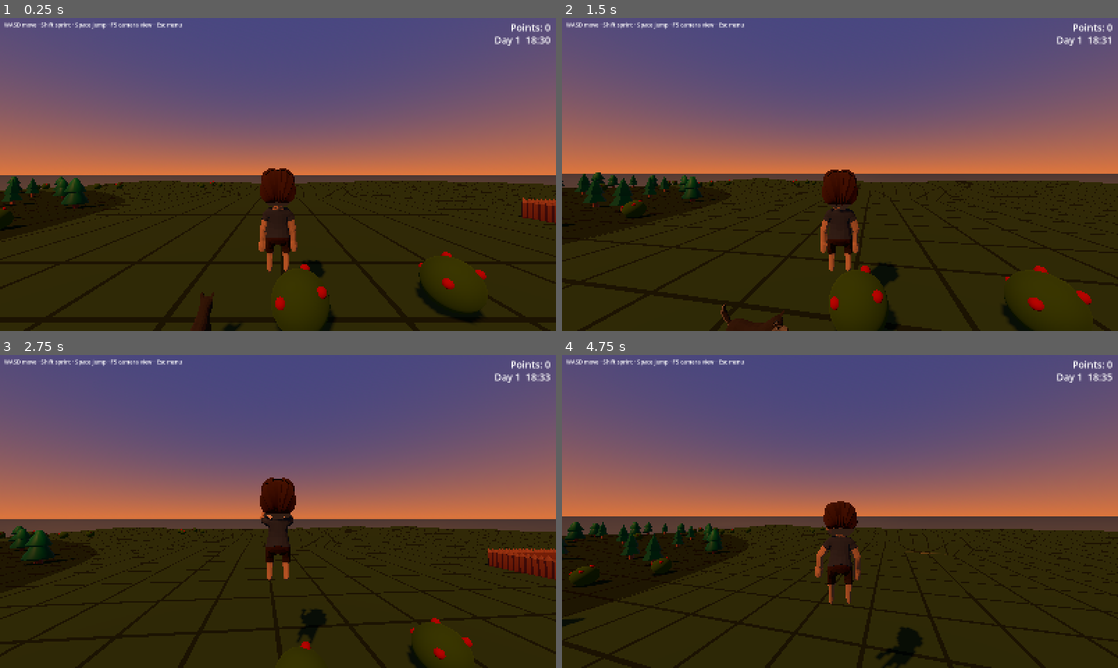
Above: before the commit, frames 1-4 (two rows, left to right).
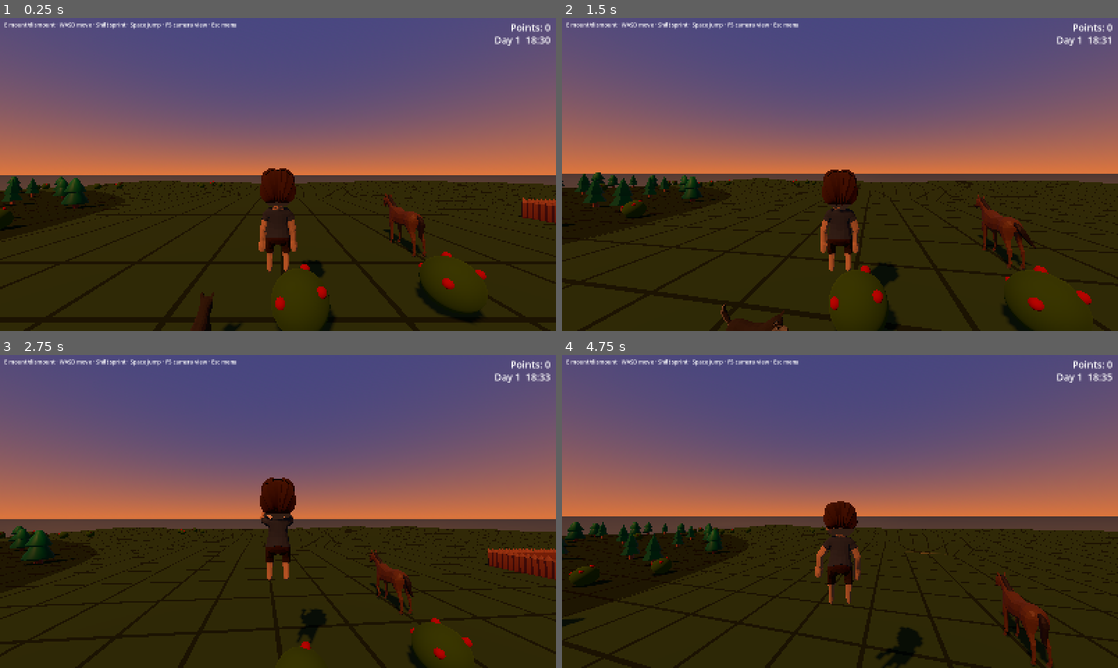
Above: after the commit, the same moments.

Repository: forsman5/sitka
Game: Godot game, scene res://scenes/on_foot/on_foot.tscn
The game is run twice, just before and just after one commit, with the same random seed, the same clock (stepped at 60 frames per second) and the same inputs. This scene is started directly instead of the project's main scene.
Inputs (mouse positions are in pixels of both pictures, inside the frame that each line leads up to):
- Up to frame 1 (0.25 s): no input
- Up to frame 2 (1.5 s): tap Enter at 0.5 s; move the mouse to (867, 174) at 0.52 s; hold E 0.53-1.28 s; hold Up (ui_up) from 0.53 s (still down); click (867, 174) at 0.67 s; tap Space at 0.77, 1.07 s; tap Shift at 0.8, 1.35 s; move the mouse to (812, 174) at 1.27 s; click (812, 174) at 1.42 s
- Up to frame 3 (2.75 s): keep holding Up (ui_up); tap Space at 1.52, 1.55, 1.82 s; move the mouse to (289, 505) at 2.02 s; hold Space from 2.03 s (still down); click (289, 505) at 2.17 s; tap E at 2.3 s
- Up to frame 4 (4.75 s): keep holding Up (ui_up); move the mouse to (834, 517) at 2.77 s; release Space at 2.78 s; tap E at 2.85, 4.55 s; click (834, 517) at 2.92 s; tap Space at 3.02, 3.32, 3.77, 3.8, 4.07, 4.52 s; tap Shift at 3.05 s; move the mouse to (878, 514) at 3.52 s; hold Shift 3.53-4.28 s; click (878, 514) at 3.67 s; move the mouse to (795, 508) at 4.27 s; tap Q at 4.35 s; click (795, 508) at 4.42 s

The runs differ from the first frame. In frame 1, 1.1% of the frame differs, in the area x 0-77%, y 1-77%; in frame 2, 1.3%; in frame 3, 1.0%; in frame 4, 1.6%, in the area x 0-89%, y 1-100%.

Commit message:
Add rideable horse prototype to On Foot

Diff:
--- /dev/null
+++ b/scenes/on_foot/riding_horse.tscn
@@ -0,0 +1,11 @@
+[gd_scene load_steps=3 format=3]
+
+[ext_resource type="Script" path="res://scripts/on_foot/riding_horse_visual.gd" id="1_visual"]
+[ext_resource type="PackedScene" path="res://assets/models/animals/Horse.gltf" id="2_horse"]
+
+[node name="RidingHorseVisual" type="Node3D"]
+script = ExtResource("1_visual")
+
+[node name="RiderAnchor" type="Node3D" parent="."]
+
+[node name="Model" parent="." instance=ExtResource("2_horse")]
--- /dev/null
+++ b/scripts/on_foot/harness/check_horse_mount.gd
@@ -0,0 +1,61 @@
+extends SceneTree
+## Exercises mount, horse movement, and safe dismount in the full On Foot world.
+
+
+func _initialize() -> void:
+	call_deferred("_run")
+
+
+func _run() -> void:
+	OnFootPlayer.selected_character = "person"
+	OnFootPlayer.start_sheep_count = 1
+	var scene := load("res://scenes/on_foot/on_foot.tscn") as PackedScene
+	assert(scene != null)
+	var world := scene.instantiate()
+	root.add_child(world)
+	await physics_frame
+	var player := root.get_tree().get_first_node_in_group("on_foot_player") as OnFootPlayer
+	var horse := root.get_tree().get_first_node_in_group("on_foot_horse") as OnFootHorse
+	assert(player != null and horse != null, "Player or horse did not spawn")
+	assert(horse.visual != null, "Horse model is missing")
+	player.global_position = horse.global_position + Vector3(-2.0, 0.0, 0.0)
+	player._try_mount()
+	assert(player._mounted_horse == horse and horse.rider == player, "Mount failed")
+	assert(player._model.get_parent() == horse.visual.get_node("RiderAnchor"), "Rider did not attach to horse")
+	for i in 30:
+		horse.ride_step(1.0 / 60.0, Vector3.FORWARD, true)
+		await physics_frame
+	assert(horse.global_position.distance_to(Vector3(4.0, horse.global_position.y, -3.0)) > 0.2, "Horse did not move")
+	var horse_animation := horse.visual.get("_horse_animation") as AnimationPlayer
+	assert(horse_animation.current_animation == "Gallop", "Gallop clip did not play")
+	var expected := player._find_dismount_position()
+	assert(expected.is_finite(), "No safe dismount point near the horse")
+	player._dismount()
+	assert(player._mounted_horse == null and horse.rider == null, "Dismount failed")
+	assert(player._model.get_parent() == player, "Human model did not return to player")
+	assert(player.global_position.distance_to(expected) < 0.5, "Dismount did not use safe ground position")
+	player.global_position = horse.global_position + Vector3(-2.0, 0.0, 0.0)
+	player._try_mount()
+	assert(player._mounted_horse == horse, "Second mount failed")
+	var blockers := StaticBody3D.new()
+	blockers.collision_layer = 1
+	blockers.collision_mask = 0
+	world.add_child(blockers)
+	for offset in [Vector3(2, 0, 0), Vector3(-2, 0, 0), Vector3(0, 0, 2.2), Vector3(2, 0, 2.2), Vector3(-2, 0, 2.2)]:
+		var shape := BoxShape3D.new()
+		shape.size = Vector3(1.5, 2.5, 1.5)
+		var col := CollisionShape3D.new()
+		col.shape = shape
+		col.position = horse.global_position + horse.global_transform.basis * offset + Vector3.UP * 1.25
+		blockers.add_child(col)
+	await physics_frame
+	player._dismount()
+	assert(player._mounted_horse == horse, "Dismount ignored blocked landing area")
+	blockers.queue_free()
+	await physics_frame
+	player._dismount()
+	assert(player._mounted_horse == null, "Dismount failed after clearing obstacles")
+	print("PASS horse mount, gallop, repeated mount, blocked exit, and safe dismount")
+	world.queue_free()
+	await process_frame
+	quit()
--- /dev/null
+++ b/scripts/on_foot/harness/check_riding_visual.gd
@@ -0,0 +1,41 @@
+extends SceneTree
+## Headless inspection of the rider anchor and the horse's three supported gaits.
+
+func _initialize() -> void:
+	call_deferred("_run")
+
+func _run() -> void:
+	var visual_scene := load("res://scenes/on_foot/riding_horse.tscn") as PackedScene
+	var human_scene := load("res://assets/models/people/Casual_Male.fbx") as PackedScene
+	assert(visual_scene != null, "Riding horse scene failed to load")
+	assert(human_scene != null, "Human model failed to load")
+	var visual := visual_scene.instantiate() as RidingHorseVisual
+	root.add_child(visual)
+	await process_frame
+	assert(visual.rider_anchor != null, "RiderAnchor missing")
+	assert(visual._horse_animation != null, "Horse AnimationPlayer missing")
+	assert(visual._anchor_bone_index >= 0, "Horse spine anchor bone missing")
+	var rider := human_scene.instantiate() as Node3D
+	rider.scale = Vector3.ONE * 0.54
+	visual.rider_anchor.add_child(rider)
+	visual.apply_riding_pose(rider)
+	await process_frame
+	assert(is_equal_approx(visual._horse_model.rotation.y, PI), "Horse forward axis does not match controller")
+	assert(is_equal_approx(rider.rotation.y, PI), "Mounted rider does not face horse forward")
+	assert(visual._rider_skeleton != null, "Human Skeleton3D missing")
+	assert(visual._rider_bone_indices.size() == RidingHorseVisual.RIDER_POSE_DEGREES.size(), "Rider pose bone mapping incomplete")
+	print("RiderAnchor path: ", visual.rider_anchor.get_path())
+	print("Horse model scale: ", visual._horse_model.scale, "; rider scale: ", rider.scale)
+	for gait in ["Idle", "Walk", "Gallop"]:
+		visual.set_gait(gait)
+		await create_timer(0.45).timeout
+		print(gait, " clip=", visual._horse_animation.current_animation,
+			" anchor=", visual.rider_anchor.position,
+			" rider=", rider.position,
+			" torso_pose=", visual._rider_skeleton.get_bone_pose_rotation(visual._rider_bone_indices["Torso"]))
+		assert(visual._horse_animation.current_animation == gait, "Horse gait did not switch to " + gait)
+	visual.clear_riding_pose(rider)
+	assert(is_equal_approx(rider.position.y, 0.0), "Rider model did not restore to on-foot height")
+	assert(is_equal_approx(rider.rotation.y, PI), "Rider model did not restore on-foot facing")
+	print("Rider pose cleared and original gait/idle animation resumed: ", visual.get_node("RiderAnchor/Casual_Male/AnimationPlayer").current_animation)
+	quit()
--- /dev/null
+++ b/scripts/on_foot/on_foot_horse.gd
@@ -0,0 +1,57 @@
+class_name OnFootHorse extends CharacterBody3D
+## Controllable horse body. The visual scene owns the model, gait clips, and rider anchor.
+
+const HORSE_VISUAL := preload("res://scenes/on_foot/riding_horse.tscn")
+
+@export var walk_speed := 3.5
+@export var gallop_speed := 9.0
+@export var acceleration := 12.0
+@export var friction := 14.0
+@export var turn_speed := 6.0
+
+var rider: OnFootPlayer
+var visual: Node3D
+var _gravity: float
+
+
+func _ready() -> void:
+	name = "RidingHorse"
+	add_to_group("on_foot_horse")
+	collision_mask = 1 | 2
+	floor_snap_length = 0.5
+	_gravity = ProjectSettings.get_setting("physics/3d/default_gravity", 9.8)
+	var shape := CapsuleShape3D.new()
+	shape.radius = 0.6
+	shape.height = 1.8
+	var collision := CollisionShape3D.new()
+	collision.name = "CollisionShape3D"
+	collision.shape = shape
+	collision.position.y = shape.height * 0.5
+	add_child(collision)
+	visual = HORSE_VISUAL.instantiate()
+	visual.name = "Visual"
+	add_child(visual)
+	visual.call("set_gait", "Idle")
+
+
+func ride_step(delta: float, direction: Vector3, gallop: bool) -> void:
+	var horizontal := Vector3(velocity.x, 0.0, velocity.z)
+	var target := direction * (gallop_speed if gallop else walk_speed)
+	horizontal = horizontal.move_toward(target, (acceleration if direction.length_squared() > 0.01 else friction) * delta)
+	velocity.x = horizontal.x
+	velocity.z = horizontal.z
+	if not is_on_floor():
+		velocity.y -= _gravity * delta
+	else:
+		velocity.y = 0.0
+	move_and_slide()
+	if horizontal.length() > 0.2:
+		var heading := atan2(-horizontal.x, -horizontal.z)
+		rotation.y = lerp_angle(rotation.y, heading, clampf(turn_speed * delta, 0.0, 1.0))
+	var speed := Vector2(velocity.x, velocity.z).length()
+	visual.call("set_gait", "Gallop" if speed > walk_speed + 0.8 else ("Walk" if speed > 0.2 else "Idle"))
+
+
+func stop() -> void:
+	velocity = Vector3.ZERO
+	visual.call("set_gait", "Idle")
--- a/scripts/on_foot/on_foot_player.gd
+++ b/scripts/on_foot/on_foot_player.gd
@@ -97,6 +97,9 @@
 var _camera: Camera3D
 var _model: Node3D
 var _anim: AnimationPlayer
+var _collision_shape: CollisionShape3D
+var _mounted_horse: OnFootHorse
+var _foot_camera_mode: int = CameraMode.THIRD_BACK
 var _camera_mode: int = CameraMode.THIRD_BACK
 var _bark_player: AudioStreamPlayer3D
 var _bark_cooldown_left: float = 0.0
@@ -137,6 +140,7 @@
 	col.shape = shape
 	col.position.y = shape.height * 0.5
 	add_child(col)
+	_collision_shape = col
 
 	_head = Node3D.new()
 	_head.position.y = eye_height
@@ -185,9 +189,15 @@
 		bark()
 	elif event is InputEventKey and event.pressed and not event.echo:
 		if event.physical_keycode == KEY_SPACE:
-			_buffer_left = jump_buffer_time
+			if _mounted_horse == null:
+				_buffer_left = jump_buffer_time
 		elif event.physical_keycode == KEY_F5:
 			_set_camera_mode((_camera_mode + 1) % CameraMode.size())
+		elif event.physical_keycode == KEY_E and selected_character == "person":
+			if _mounted_horse != null:
+				_dismount()
+			else:
+				_try_mount()
 
 ## Left click: play a random bark (dog only; the person has none). Returns whether
 ## a bark played. Emits `barked` so animals can react later.
@@ -226,6 +236,9 @@
 func _physics_process(delta: float) -> void:
 	_bark_cooldown_left = maxf(_bark_cooldown_left - delta, 0.0)
 	_bark_anim_left = maxf(_bark_anim_left - delta, 0.0)
+	if _mounted_horse != null:
+		_mounted_step(delta)
+		return
 	if global_position.y < fall_limit:
 		global_position = spawn_point
 		velocity = Vector3.ZERO
@@ -278,6 +291,104 @@
 	_update_model_facing(delta)
 	_update_camera(delta)
 	_update_animation()
+
+
+func _try_mount() -> void:
+	for node in get_tree().get_nodes_in_group("on_foot_horse"):
+		var horse := node as OnFootHorse
+		if horse == null or horse.rider != null:
+			continue
+		var offset := horse.global_position - global_position
+		if Vector2(offset.x, offset.z).length() > 3.0 or absf(offset.y) > 1.5:
+			continue
+		_mounted_horse = horse
+		horse.rider = self
+		horse.stop()
+		_foot_camera_mode = _camera_mode
+		_set_camera_mode(CameraMode.THIRD_BACK)
+		eye_height = 2.45
+		third_person_distance = 4.4
+		_arm.spring_length = third_person_distance
+		_collision_shape.set_deferred("disabled", true)
+		collision_layer = 0
+		collision_mask = 0
+		velocity = Vector3.ZERO
+		_buffer_left = 0.0
+		var anchor := horse.visual.get_node("RiderAnchor") as Node3D
+		_model.reparent(anchor, false)
+		horse.visual.call("apply_riding_pose", _model)
+		_sync_mounted_camera()
+		return
+
+
+func _mounted_step(delta: float) -> void:
+	var input := Vector2.ZERO
+	if Input.mouse_mode == Input.MOUSE_MODE_CAPTURED:
+		input.x = int(Input.is_physical_key_pressed(KEY_D)) - int(Input.is_physical_key_pressed(KEY_A))
+		input.y = int(Input.is_physical_key_pressed(KEY_S)) - int(Input.is_physical_key_pressed(KEY_W))
+	input = input.limit_length(1.0)
+	var direction := (transform.basis * Vector3(input.x, 0.0, input.y)).normalized() * input.length()
+	_mounted_horse.ride_step(delta, direction, Input.is_physical_key_pressed(KEY_SHIFT))
+	_sync_mounted_camera()
+
+
+func _sync_mounted_camera() -> void:
+	global_position = _mounted_horse.global_position
+	_head.position.y = eye_height
+
+
+func _dismount() -> void:
+	var landing := _find_dismount_position()
+	if not landing.is_finite():
+		return
+	var horse := _mounted_horse
+	if horse.visual.has_method("clear_riding_pose"):
+		horse.visual.call("clear_riding_pose", _model)
+	_model.reparent(self, false)
+	_model.position = Vector3.ZERO
+	_model.rotation_degrees = Vector3(0, 180, 0)
+	_model.scale = Vector3.ONE * float(_character["model_scale"])
+	global_position = landing
+	velocity = Vector3.ZERO
+	_mounted_horse = null
+	horse.rider = null
+	horse.stop()
+	eye_height = float(_character["eye_height"])
+	third_person_distance = float(_character["third_person_distance"])
+	_set_camera_mode(_foot_camera_mode)
+	_collision_shape.set_deferred("disabled", false)
+	collision_layer = 1
+	collision_mask = 1 | 2
+
+
+func _find_dismount_position() -> Vector3:
+	var horse := _mounted_horse
+	var terrain := get_tree().get_first_node_in_group("heightmap_terrain")
+	if terrain == null:
+		return Vector3.INF
+	var side := horse.global_transform.basis.x
+	var back := horse.global_transform.basis.z
+	var offsets := [side * 2.0, -side * 2.0, back * 2.2, (side + back).normalized() * 2.2, (-side + back).normalized() * 2.2]
+	var space := get_world_3d().direct_space_state
+	for offset: Vector3 in offsets:
+		var xz: Vector3 = horse.global_position + offset
+		var from: Vector3 = Vector3(xz.x, horse.global_position.y + 3.0, xz.z)
+		var to: Vector3 = from + Vector3.DOWN * 6.0
+		var ray := PhysicsRayQueryParameters3D.create(from, to, 2)
+		var ground := space.intersect_ray(ray)
+		if ground.is_empty() or (ground["normal"] as Vector3).dot(Vector3.UP) < 0.75:
+			continue
+		var point := ground["position"] as Vector3
+		if point.y < 0.05 or absf(point.y - horse.global_position.y) > 1.2:
+			continue
+		var query := PhysicsShapeQueryParameters3D.new()
+		query.shape = _collision_shape.shape
+		query.transform = Transform3D(Basis.IDENTITY, point + Vector3.UP * (0.5 * (_collision_shape.shape as CapsuleShape3D).height + 0.1))
+		query.collision_mask = 1
+		query.exclude = [get_rid(), horse.get_rid()]
+		if space.intersect_shape(query, 1).is_empty():
+			return point + Vector3.UP * 0.1
+	return Vector3.INF
 
 ## The camera yaw drives the body, but the model turns to face where it is
 ## actually moving, so strafing and backpedalling read as a turn instead of
--- a/scripts/on_foot/on_foot_world.gd
+++ b/scripts/on_foot/on_foot_world.gd
@@ -80,6 +80,7 @@
 	player.position = player.spawn_point
 	add_child(player)
 
+	_spawn_horse()
 	_spawn_companion(spawn)
 	_spawn_pen()
 	_spawn_flock()
@@ -88,6 +89,8 @@
 	hint.text = "WASD move · Shift sprint · Space jump · F5 camera view · Esc menu"
 	if OnFootPlayer.selected_character == "dog":
 		hint.text = "Left click bark · " + hint.text
+	else:
+		hint.text = "E mount/dismount · " + hint.text
 	hint.position = Vector2(12, 8)
 	var layer := CanvasLayer.new()
 	layer.add_child(hint)
@@ -357,6 +360,12 @@
 	companion.position = _ground_point(xz) + Vector3(0, 0.3, 0)
 	add_child(companion)
 
+
+func _spawn_horse() -> void:
+	var horse := OnFootHorse.new()
+	horse.position = _ground_point(Vector2(4.0, -3.0))
+	add_child(horse)
+
 ## Open-gated pen on the flat ground east of the town, gate facing the spawn.
 func _spawn_pen() -> void:
 	_pen = SheepPen.new()
--- /dev/null
+++ b/scripts/on_foot/riding_horse_visual.gd
@@ -0,0 +1,166 @@
+class_name RidingHorseVisual
+extends Node3D
+## Visual horse and rider anchor for the On Foot riding experiment.
+## The anchor follows the horse's animated spine position while staying upright.
+
+const HORSE_SCALE := 0.35
+const RIDER_MODEL_LOWERING := 0.47
+const ANCHOR_BONE := "Torso2"
+
+@onready var rider_anchor: Node3D = $RiderAnchor
+@onready var _horse_model: Node3D = $Model
+
+var _horse_skeleton: Skeleton3D
+var _horse_animation: AnimationPlayer
+var _anchor_bone_index: int = -1
+var _current_gait: String = ""
+var _rider_model: Node3D
+var _rider_skeleton: Skeleton3D
+var _rider_animation: AnimationPlayer
+var _rider_bone_indices: Dictionary = {}
+var _rider_time: float = 0.0
+var _rider_base_y: float = 0.0
+var _saved_animation: String = ""
+var _rider_scale: Vector3 = Vector3.ONE
+
+const RIDER_POSE_DEGREES := {
+	"UpperLeg.L": Vector3(-76.0, 0.0, -32.0),
+	"UpperLeg.R": Vector3(-76.0, 0.0, 32.0),
+	"LowerLeg.L": Vector3(96.0, 0.0, 0.0),
+	"LowerLeg.R": Vector3(96.0, 0.0, 0.0),
+	"UpperArm.L": Vector3(-64.0, 0.0, -7.0),
+	"UpperArm.R": Vector3(-64.0, 0.0, 7.0),
+	"LowerArm.L": Vector3(-28.0, 0.0, 0.0),
+	"LowerArm.R": Vector3(-28.0, 0.0, 0.0),
+	"Torso": Vector3(-5.0, 0.0, 0.0),
+	"Head": Vector3(3.0, 0.0, 0.0),
+}
+
+func _ready() -> void:
+	_horse_model.scale = Vector3.ONE * HORSE_SCALE
+	# Source mesh faces +Z; the On Foot controller travels along local -Z.
+	_horse_model.rotation.y = PI
+	_horse_skeleton = _horse_model.find_child("Skeleton3D", true, false) as Skeleton3D
+	_horse_animation = _horse_model.find_child("AnimationPlayer", true, false) as AnimationPlayer
+	if _horse_skeleton != null:
+		_anchor_bone_index = _horse_skeleton.find_bone(ANCHOR_BONE)
+	set_process_priority(100)
+	set_gait("Idle")
+
+## Selects the horse animation. Accepts Idle, Walk, or Gallop case-insensitively.
+func set_gait(gait: String) -> void:
+	var requested := gait.strip_edges().to_lower()
+	var clip := "Idle"
+	match requested:
+		"walk":
+			clip = "Walk"
+		"gallop", "run":
+			clip = "Gallop"
+		"idle", "":
+			clip = "Idle"
+	if _horse_animation != null and _horse_animation.has_animation(clip):
+		if _current_gait != clip:
+			_horse_animation.play(clip)
+		_current_gait = clip
+
+## Call after parenting the player's human model under RiderAnchor.
+## The helper owns and pauses its AnimationPlayer until clear_riding_pose().
+func apply_riding_pose(model: Node3D) -> void:
+	if model == null or not is_instance_valid(model):
+		return
+	if _rider_model == model:
+		return
+	if is_instance_valid(_rider_model):
+		clear_riding_pose(_rider_model)
+
+	_rider_model = model
+	_rider_skeleton = model.find_child("Skeleton3D", true, false) as Skeleton3D
+	_rider_animation = model.find_child("AnimationPlayer", true, false) as AnimationPlayer
+	_rider_scale = model.scale
+	_rider_base_y = -RIDER_MODEL_LOWERING
+	_rider_time = 0.0
+	if _rider_animation != null:
+		_saved_animation = _rider_animation.current_animation
+		_rider_animation.stop(true)
+	else:
+		_saved_animation = ""
+	if _rider_skeleton != null:
+		_rider_skeleton.reset_bone_poses()
+		_rider_bone_indices.clear()
+		for bone_name in RIDER_POSE_DEGREES:
+			var index := _rider_skeleton.find_bone(bone_name)
+			if index >= 0:
+				_rider_bone_indices[bone_name] = index
+	model.position = Vector3(0.0, _rider_base_y, 0.0)
+	# The source horse and human rigs face +Z, while the movement controller's
+	# forward direction is -Z.
+	model.rotation = Vector3(0.0, PI, 0.0)
+	_apply_rider_pose(0.0)
+
+## Clears procedural bone overrides and returns the human model to its on-foot
+## local transform. Call before moving it back under the player controller.
+func clear_riding_pose(model: Node3D) -> void:
+	if model == null or not is_instance_valid(model):
+		return
+	var skeleton := model.find_child("Skeleton3D", true, false) as Skeleton3D
+	if skeleton != null:
+		skeleton.reset_bone_poses()
+	model.position = Vector3.ZERO
+	model.rotation = Vector3(0.0, PI, 0.0)
+	model.scale = _rider_scale
+	var animation_player := model.find_child("AnimationPlayer", true, false) as AnimationPlayer
+	if animation_player != null:
+		var resume_clip := _saved_animation
+		if resume_clip.is_empty() or not animation_player.has_animation(resume_clip):
+			resume_clip = "CharacterArmature|Idle"
+		if animation_player.has_animation(resume_clip):
+			animation_player.play(resume_clip)
+	if _rider_model == model:
+		_rider_model = null
+		_rider_skeleton = null
+		_rider_animation = null
+		_rider_bone_indices.clear()
+		_saved_animation = ""
+
+func _process(delta: float) -> void:
+	_update_rider_anchor()
+	if is_instance_valid(_rider_model):
+		_rider_time += delta
+		_apply_rider_pose(_rider_bob())
+
+func _update_rider_anchor() -> void:
+	if _horse_skeleton == null or _anchor_bone_index < 0:
+		return
+	var bone_position: Vector3 = _horse_skeleton.get_bone_global_pose(_anchor_bone_index).origin
+	var model_basis := _horse_model.transform.basis
+	# Follow the spine's animated translation without inheriting its twist.
+	rider_anchor.position = _horse_model.position + model_basis * bone_position + Vector3.UP * 0.07
+
+func _rider_bob() -> float:
+	var frequency := 1.5
+	var amplitude := 0.012
+	match _current_gait:
+		"Walk":
+			frequency = 5.2
+			amplitude = 0.018
+		"Gallop":
+			frequency = 7.4
+			amplitude = 0.027
+	return sin(_rider_time * frequency * TAU) * amplitude
+
+func _apply_rider_pose(bob: float) -> void:
+	if not is_instance_valid(_rider_model):
+		return
+	_rider_model.position.y = _rider_base_y + bob
+	if _rider_skeleton == null:
+		return
+	for bone_name in _rider_bone_indices:
+		var degrees: Vector3 = RIDER_POSE_DEGREES[bone_name]
+		if bone_name.begins_with("UpperLeg"):
+			degrees.x += bob * 40.0
+		elif bone_name.begins_with("UpperArm"):
+			degrees.x += bob * 24.0
+		elif bone_name == "Torso":
+			degrees.x -= bob * 35.0
+		var index: int = _rider_bone_indices[bone_name]
+		_rider_skeleton.set_bone_pose_rotation(index, Quaternion.from_euler(degrees * (PI / 180.0)))
Not shown, added: assets/models/animals/Horse.gltf
Not shown, added: assets/models/animals/Horse.gltf.import
Not shown, added: assets/models/animals/Quaternius_Animated_Animals_CC0.txt
Not shown, added: scripts/on_foot/harness/check_horse_mount.gd.uid
Not shown, added: scripts/on_foot/harness/check_riding_visual.gd.uid
Not shown, added: scripts/on_foot/on_foot_horse.gd.uid
Not shown, added: scripts/on_foot/riding_horse_visual.gd.uid
